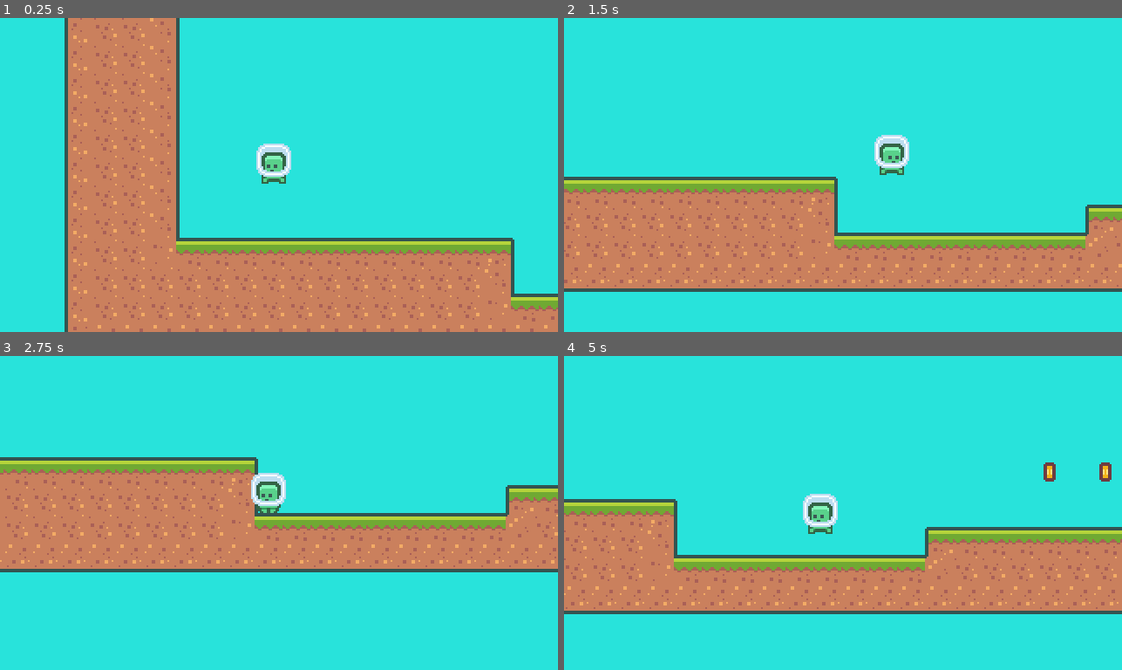
Above: before the commit, frames 1-4 (two rows, left to right).
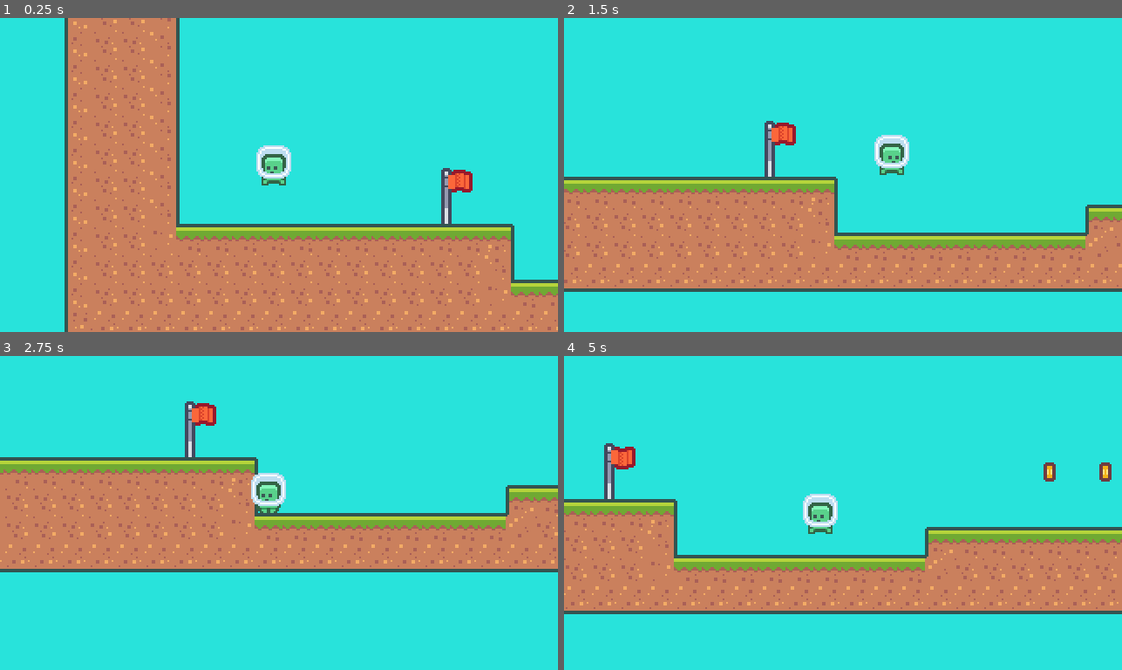
Above: after the commit, the same moments.

Repository: tiagoskaterock/GodotPlatformer
Game: Godot game, scene res://Scenes/Main.tscn
The game is run twice, just before and just after one commit, with the same random seed, the same clock (stepped at 60 frames per second) and the same inputs.
Inputs:
- Up to frame 1 (0.25 s): no input
- Up to frame 2 (1.5 s): hold D (move_right) from 0.53 s (still down); tap Keypad 1 (dash) at 0.6, 1.35 s; tap W (jump) at 0.77 s
- Up to frame 3 (2.75 s): tap W (jump) at 1.52 s; release D (move_right) at 2.03 s; hold A (move_left) from 2.03 s (still down); tap Keypad 1 (dash) at 2.1 s
- Up to frame 4 (5 s): release A (move_left) at 2.78 s; hold D (move_right) 2.78-4.28 s; tap Keypad 1 (dash) at 2.85, 3.6, 4.35 s; tap W (jump) at 3.02, 3.77, 4.52 s; hold A (move_left) from 4.28 s (still down)

The runs differ from the first frame. In frame 1, 13% of the frame differs, in the area x 12-100%, y 0-100%; in frame 2, 0.6%; in frame 3, 0.6%; in frame 4, 0.6%.

Commit message:
21. Win Condition

Diff:
--- a/Game/Levels/Level_001.tscn
+++ b/Game/Levels/Level_001.tscn
@@ -1,15 +1,19 @@
-[gd_scene load_steps=6 format=2]
+[gd_scene load_steps=7 format=2]
 
 [ext_resource path="res://Scenes/Enemy_01.tscn" type="PackedScene" id=1]
 [ext_resource path="res://Scenes/BaseLevel.tscn" type="PackedScene" id=2]
 [ext_resource path="res://Scenes/Spikes.tscn" type="PackedScene" id=3]
 [ext_resource path="res://Scenes/EnemyGoal.tscn" type="PackedScene" id=4]
 [ext_resource path="res://Scenes/Coin.tscn" type="PackedScene" id=5]
+[ext_resource path="res://Scenes/Flag.tscn" type="PackedScene" id=6]
 
 [node name="Level_001" instance=ExtResource( 2 )]
 
 [node name="TileMap" parent="." index="0"]
 tile_data = PoolIntArray( -982994, 0, 0, -982993, 0, 1, -982992, 0, 1, -982991, 0, 1, -982990, 0, 1, -982989, 0, 1, -98 …(17010 unchanged characters)…
+
+[node name="Flag" parent="." index="2" instance=ExtResource( 6 )]
+position = Vector2( 56, 0 )
 
 [node name="Enemy_01" parent="Enemies" index="0" instance=ExtResource( 1 )]
 position = Vector2( 1128, -16 )
@@ -87,5 +91,5 @@
 [node name="Spikes5" parent="Hazards" index="3" instance=ExtResource( 3 )]
 position = Vector2( 200, -224 )
 
-[node name="Player" parent="." index="6"]
-position = Vector2( -40, -48 )
+[node name="Player" parent="." index="7"]
+position = Vector2( -40, -40 )
--- /dev/null
+++ b/Game/Scenes/Flag.tscn
@@ -0,0 +1,42 @@
+[gd_scene load_steps=7 format=2]
+
+[ext_resource path="res://Assets/Flag/tile_0112.png" type="Texture" id=1]
+[ext_resource path="res://Assets/Flag/tile_0131.png" type="Texture" id=2]
+[ext_resource path="res://Assets/Flag/tile_0111.png" type="Texture" id=3]
+[ext_resource path="res://Scripts/Flag.gd" type="Script" id=4]
+
+[sub_resource type="RectangleShape2D" id=1]
+extents = Vector2( 8, 16 )
+
+[sub_resource type="SpriteFrames" id=2]
+animations = [ {
+"frames": [ ExtResource( 3 ), ExtResource( 1 ) ],
+"loop": true,
+"name": "default",
+"speed": 5.0
+} ]
+
+[node name="Flag" type="Node2D"]
+script = ExtResource( 4 )
+__meta__ = {
+"_edit_group_": true
+}
+
+[node name="Area2D" type="Area2D" parent="."]
+collision_layer = 32
+collision_mask = 0
+
+[node name="CollisionShape2D" type="CollisionShape2D" parent="Area2D"]
+position = Vector2( 8, -16 )
+shape = SubResource( 1 )
+
+[node name="Sprite" type="Sprite" parent="."]
+texture = ExtResource( 2 )
+centered = false
+offset = Vector2( 0, -18 )
+
+[node name="AnimatedSprite" type="AnimatedSprite" parent="."]
+position = Vector2( 0, -32 )
+frames = SubResource( 2 )
+playing = true
+centered = false
--- a/Game/Scenes/Player.tscn
+++ b/Game/Scenes/Player.tscn
@@ -47,7 +47,7 @@
 
 [node name="PickupArea" type="Area2D" parent="."]
 collision_layer = 32768
-collision_mask = 32768
+collision_mask = 32800
 
 [node name="PickupAreaShape" type="CollisionShape2D" parent="PickupArea"]
 position = Vector2( 0, -12 )
--- a/Game/Scripts/BaseLevel.gd
+++ b/Game/Scripts/BaseLevel.gd
@@ -5,7 +5,6 @@
 var current_player_node = null
 
 func _ready():
-	print($Player.global_position)
 	spawn_position = $Player.global_position
 	register_player($Player)
 
--- /dev/null
+++ b/Game/Scripts/Flag.gd
@@ -0,0 +1,19 @@
+extends Node2D
+
+
+# Declare member variables here. Examples:
+signal player_won
+
+
+# Called when the node enters the scene tree for the first time.
+func _ready():
+	$Area2D.connect("area_entered", self, "on_area_entered")
+
+
+# Called every frame. 'delta' is the elapsed time since the previous frame.
+#func _process(delta):
+#	pass
+
+
+func on_area_entered(_area2d):
+	emit_signal('player_won')
--- a/Game/project.godot
+++ b/Game/project.godot
@@ -88,6 +88,7 @@
 
 2d_physics/layer_1="terrain"
 2d_physics/layer_2="enemy"
+2d_physics/layer_6="flag"
 2d_physics/layer_17="enemy_hazard"
 2d_physics/layer_18="enemy_goal"
 2d_physics/layer_19="hazard"
Binary file added: Game/Assets/Flag/tile_0111.png
Not shown, added: Game/Assets/Flag/tile_0111.png.import
Binary file added: Game/Assets/Flag/tile_0112.png
Not shown, added: Game/Assets/Flag/tile_0112.png.import
Binary file added: Game/Assets/Flag/tile_0131.png
Not shown, added: Game/Assets/Flag/tile_0131.png.import
